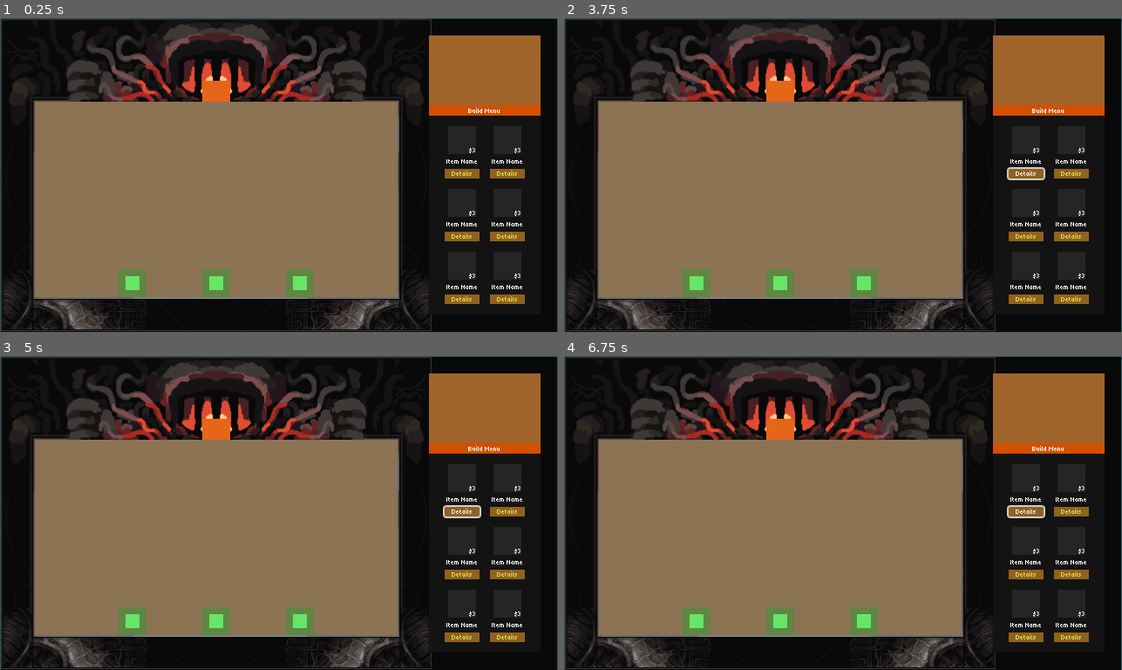
Above: before the commit, frames 1-4 (two rows, left to right).
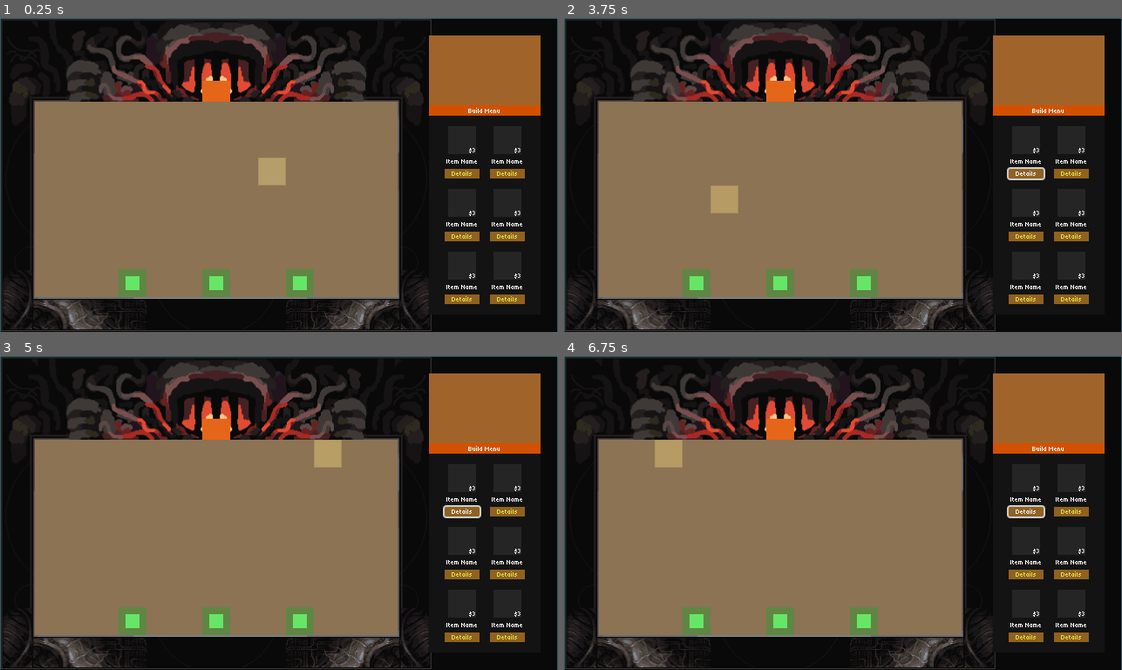
Above: after the commit, the same moments.

Repository: Arcane-Laboratory/Furnace
Game: Godot game, scene res://scenes/game/game_scene.tscn
Same seed, same stepped clock (60 frames per second), same inputs: the game is played once before the commit and once after it. This scene is started directly instead of the project's main scene.
Inputs (mouse positions are in pixels of both pictures, inside the frame that each line leads up to):
- Up to frame 1 (0.25 s): no input
- Up to frame 2 (3.75 s): click "Details" at 0.5 s; click "Details" at 1.25 s; click "Details" at 2 s; tap Enter at 2.75 s; move the mouse to (965, 159) at 2.77 s; click (965, 159) at 2.92 s; tap Space at 3.5 s; move the mouse to (731, 190) at 3.52 s; click (731, 190) at 3.67 s
- Up to frame 3 (5 s): tap Enter at 4.25 s; move the mouse to (334, 443) at 4.27 s; click (334, 443) at 4.42 s
- Up to frame 4 (6.75 s): tap Space at 5, 6.5 s; move the mouse to (815, 575) at 5.02 s; click (815, 575) at 5.17 s; tap Enter at 5.75 s; move the mouse to (1010, 560) at 5.77 s; click (1010, 560) at 5.92 s; move the mouse to (675, 465) at 6.52 s; click (675, 465) at 6.67 s

The runs differ from the first frame. In frame 1, 0.4% of the frame differs, in the area x 46-52%, y 44-54%; in frame 2, 0.4%; in frame 3, 0.4%; in frame 4, 0.4%.
Error before the commit: Invalid access to property or key 'pressed' on a base object of type 'null instance'. (res://scripts/game/game_scene.gd:44)

Commit message:
Add pathfinding system and tile system integration
- Implemented A* pathfinding algorithm in PathfindingManager
- Added pathfinding integration with TileManager
- Added path validation methods
- Integrated pathfinding test in game_scene
- Fixed UI node references to handle missing nodes gracefully

Diff:
--- a/godot/project.godot
+++ b/godot/project.godot
@@ -21,6 +21,7 @@
 GameManager="*res://scripts/autoload/game_manager.gd"
 SceneManager="*res://scripts/autoload/scene_manager.gd"
 TileManager="*res://scripts/tiles/tile_manager.gd"
+PathfindingManager="*res://scripts/autoload/pathfinding_manager.gd"
 
 [display]
 
--- /dev/null
+++ b/godot/scripts/autoload/pathfinding_manager.gd
@@ -0,0 +1,147 @@
+extends Node
+## Autoload class for A* pathfinding - finds paths from spawn points to furnace
+
+
+## Find a path from start to end using A* algorithm
+## Returns an array of grid positions (Vector2i) representing the path
+## Returns empty array if no path exists
+func find_path(start: Vector2i, end: Vector2i) -> Array[Vector2i]:
+	if start == end:
+		return [start]
+
+	# Check if start and end are crossable
+	if not TileManager.is_crossable(start):
+		push_warning("Pathfinding: Start position is not crossable: %s" % start)
+		return []
+	if not TileManager.is_crossable(end):
+		push_warning("Pathfinding: End position is not crossable: %s" % end)
+		return []
+
+	# A* algorithm
+	var open_set: Array[Dictionary] = []  # Array of {pos: Vector2i, f_score: int}
+	var closed_set: Dictionary = {}  # Set of visited positions
+	var came_from: Dictionary = {}  # pos -> previous pos
+	var g_score: Dictionary = {}  # pos -> cost from start
+	var f_score: Dictionary = {}  # pos -> estimated total cost
+
+	# Initialize start node
+	g_score[start] = 0
+	f_score[start] = _heuristic(start, end)
+	open_set.append({"pos": start, "f_score": f_score[start]})
+
+	# Sort open_set by f_score (priority queue simulation)
+	open_set.sort_custom(func(a, b): return a.f_score < b.f_score)
+
+	while not open_set.is_empty():
+		# Get node with lowest f_score
+		var current_dict: Dictionary = open_set.pop_front()
+		var current: Vector2i = current_dict.get("pos", Vector2i.ZERO) as Vector2i
+
+		# Check if we reached the goal
+		if current == end:
+			return _reconstruct_path(came_from, current)
+
+		# Mark current as visited
+		closed_set[current] = true
+
+		# Check all neighbors
+		for neighbor in _get_neighbors(current):
+			# Skip if already visited
+			if neighbor in closed_set:
+				continue
+
+			# Skip if not crossable
+			if not TileManager.is_crossable(neighbor):
+				continue
+
+			# Calculate tentative g_score
+			var tentative_g: int = g_score.get(current, 999999) + 1
+
+			# Check if this is a better path
+			if neighbor not in g_score or tentative_g < g_score[neighbor]:
+				came_from[neighbor] = current
+				g_score[neighbor] = tentative_g
+				f_score[neighbor] = tentative_g + _heuristic(neighbor, end)
+
+				# Add to open set if not already there
+				var in_open: bool = false
+				for i in range(open_set.size()):
+					var node_dict: Dictionary = open_set[i]
+					if node_dict.get("pos", Vector2i.ZERO) as Vector2i == neighbor:
+						node_dict["f_score"] = f_score[neighbor]
+						open_set[i] = node_dict
+						in_open = true
+						break
+
+				if not in_open:
+					open_set.append({"pos": neighbor, "f_score": f_score[neighbor]})
+
+				# Re-sort open set
+				open_set.sort_custom(func(a, b): return a.f_score < b.f_score)
+
+	# No path found
+	return []
+
+
+## Validate that a path exists from start to end
+func validate_path(start: Vector2i, end: Vector2i) -> bool:
+	var path := find_path(start, end)
+	return not path.is_empty()
+
+
+## Validate all spawn points have valid paths to furnace
+func validate_all_spawn_paths(level_data: LevelData) -> bool:
+	if not level_data:
+		return false
+
+	for spawn_pos in level_data.spawn_points:
+		if not validate_path(spawn_pos, level_data.furnace_position):
+			return false
+
+	return true
+
+
+## Get valid neighbors (4-directional movement)
+func _get_neighbors(pos: Vector2i) -> Array[Vector2i]:
+	var neighbors: Array[Vector2i] = []
+
+	# Check bounds and add valid neighbors
+	var directions := [
+		Vector2i(0, -1),  # Up
+		Vector2i(1, 0),   # Right
+		Vector2i(0, 1),   # Down
+		Vector2i(-1, 0),  # Left
+	]
+
+	for dir in directions:
+		var neighbor: Vector2i = pos + dir
+		# Bounds checking is done in TileManager.is_crossable()
+		neighbors.append(neighbor)
+
+	return neighbors
+
+
+## Heuristic function (Manhattan distance)
+func _heuristic(a: Vector2i, b: Vector2i) -> int:
+	return abs(a.x - b.x) + abs(a.y - b.y)
+
+
+## Reconstruct path from came_from dictionary
+func _reconstruct_path(came_from: Dictionary, current: Vector2i) -> Array[Vector2i]:
+	var path: Array[Vector2i] = [current]
+
+	while current in came_from:
+		current = came_from[current] as Vector2i
+		path.insert(0, current)  # Insert at beginning
+
+	return path
+
+
+## Get path length (number of tiles)
+func get_path_length(path: Array[Vector2i]) -> int:
+	return path.size()
+
+
+## Check if a position is on a given path
+func is_position_on_path(pos: Vector2i, path: Array[Vector2i]) -> bool:
+	return pos in path
--- a/godot/scripts/game/game_scene.gd
+++ b/godot/scripts/game/game_scene.gd
@@ -11,11 +11,11 @@
 @onready var tiles_container: Node2D = $GameBoard/Tiles
 @onready var spawn_points_container: Node2D = $GameBoard/SpawnPoints
 
-# Stats labels
-@onready var level_value: Label = $UILayer/RightPanel/VBoxContainer/StatsContainer/LevelRow/LevelValue
-@onready var money_value: Label = $UILayer/RightPanel/VBoxContainer/StatsContainer/MoneyRow/MoneyValue
-@onready var heat_value: Label = $UILayer/RightPanel/VBoxContainer/StatsContainer/HeatRow/HeatValue
-@onready var start_button: Button = $UILayer/RightPanel/VBoxContainer/StartButton
+# Stats labels (optional - may not exist if UI structure changed)
+@onready var level_value: Label = get_node_or_null("UILayer/RightPanel/CenterContainer/VBoxContainer/GameSubmenu/StatsContainer/LevelRow/LevelValue") as Label
+@onready var money_value: Label = get_node_or_null("UILayer/RightPanel/CenterContainer/VBoxContainer/GameSubmenu/StatsContainer/MoneyRow/MoneyValue") as Label
+@onready var heat_value: Label = get_node_or_null("UILayer/RightPanel/CenterContainer/VBoxContainer/GameSubmenu/StatsContainer/HeatRow/HeatValue") as Label
+@onready var start_button: Button = get_node_or_null("UILayer/RightPanel/CenterContainer/VBoxContainer/GameSubmenu/StartButton") as Button
 
 var is_paused: bool = false
 var selected_rune_type: String = ""
@@ -41,7 +41,8 @@
 	GameManager.resources_changed.connect(_on_resources_changed)
 	GameManager.state_changed.connect(_on_state_changed)
 
-	start_button.pressed.connect(_on_start_pressed)
+	if start_button:
+		start_button.pressed.connect(_on_start_pressed)
 
 	_update_ui()
 	_start_build_phase()
@@ -107,6 +108,9 @@
 				tiles_container.add_child(tile)
 				# Set grid position after adding to tree (ensures node is ready)
 				tile.set_grid_position(grid_pos)
+
+	# Test pathfinding for all spawn points
+	_test_pathfinding()
 
 
 func _draw_grid() -> void:
@@ -228,6 +232,24 @@
 
 	highlight_tween = create_tween()
 	highlight_tween.tween_property(hover_highlight, "color", Color(1.0, 0.9, 0.5, 0.0), 0.15)
+
+
+func _test_pathfinding() -> void:
+	# Test pathfinding from each spawn point to furnace
+	if not current_level_data:
+		return
+
+	var furnace_pos := current_level_data.furnace_position
+	print("Testing pathfinding to furnace at: ", furnace_pos)
+
+	for i in range(current_level_data.spawn_points.size()):
+		var spawn_pos := current_level_data.spawn_points[i]
+		var path := PathfindingManager.find_path(spawn_pos, furnace_pos)
+
+		if path.is_empty():
+			push_warning("No path found from spawn point %d (%s) to furnace (%s)" % [i, spawn_pos, furnace_pos])
+		else:
+			print("Path found from spawn %d (%s): %d tiles" % [i, spawn_pos, path.size()])
 
 
 func _create_spawn_point_markers() -> void:
@@ -312,9 +334,12 @@
 
 
 func _update_ui() -> void:
-	level_value.text = str(GameManager.current_level)
-	money_value.text = str(GameManager.resources)
-	heat_value.text = "3"  # Placeholder - heat system TBD
+	if level_value:
+		level_value.text = str(GameManager.current_level)
+	if money_value:
+		money_value.text = str(GameManager.resources)
+	if heat_value:
+		heat_value.text = "3"  # Placeholder - heat system TBD
 
 
 # Called when level is won
Not shown: 1 places in godot/scenes/game/game_scene.tscn that only renumber resources
Not shown, added: .cursor/plans/pathfinding-implementation.md
